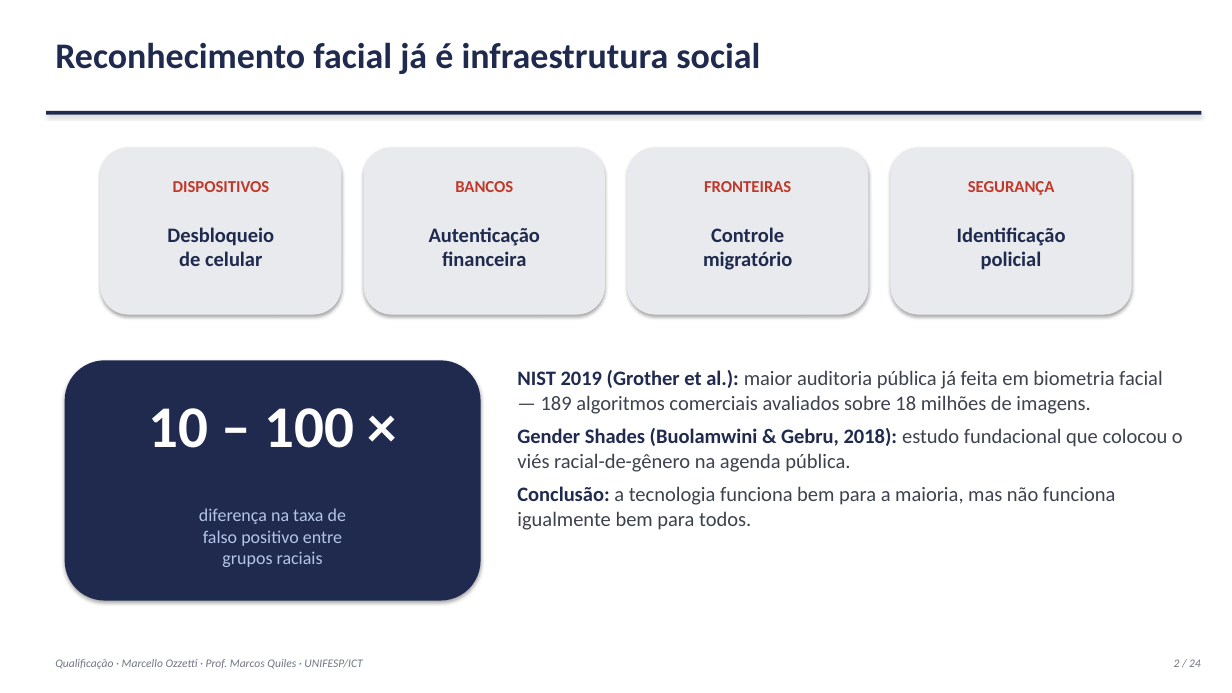
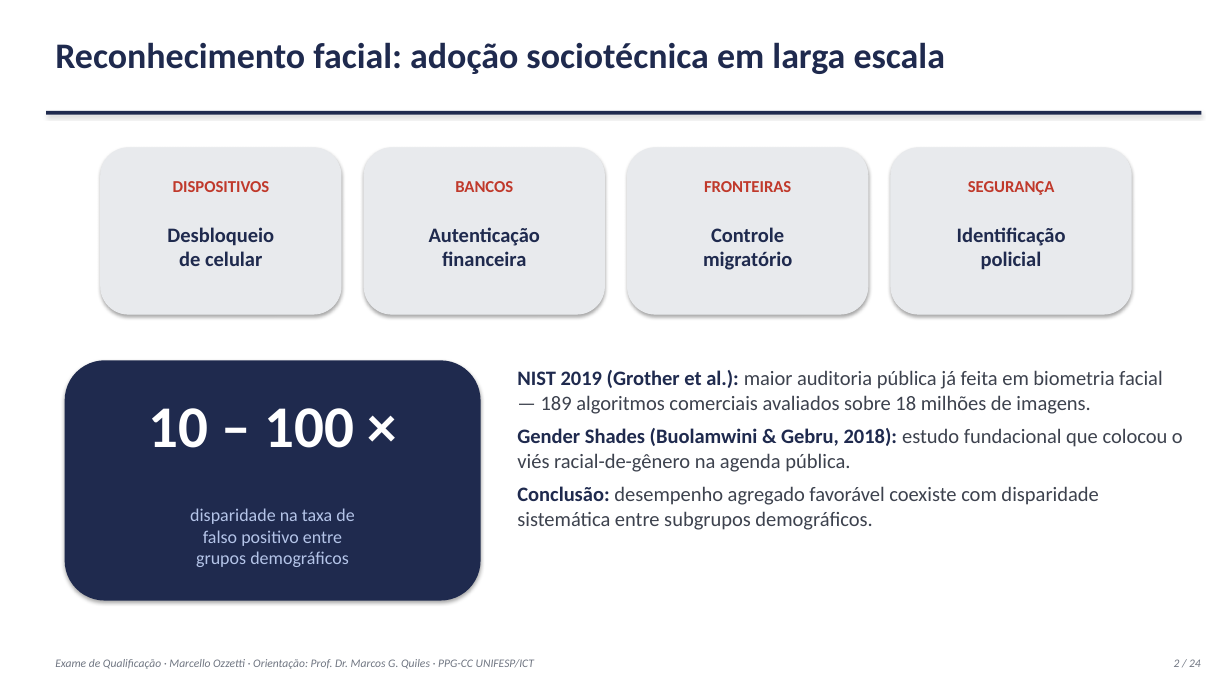
Before and after one commit to marcellozzetti/Facial-Recognition-Models-Mitigating-Bias, a slide deck: slide 2 of docs/ativo/material_qualificacao_2026-10-05.pptx. Drawn at 1232x693 pixels with LibreOffice and Linux fonts; fonts in the diff are those of the drawing. Boxes give left, top, right and bottom in pixels: in the first picture for what was removed or moved away, otherwise in the second. Text is boxed around its words. In the diff, an @@ line names an element or a change of style, - is before the commit and + after.

```diff
--- a/docs/ativo/material_qualificacao_2026-10-05.pptx
+++ b/docs/ativo/material_qualificacao_2026-10-05.pptx
@@ text at bbox=[55, 42, 945, 74]: text changed @@
-Reconhecimento facial já é infraestrutura social
+Reconhecimento facial: adoção sociotécnica em larga escala
@@ text at bbox=[190, 508, 354, 567]: text changed @@
-diferença na taxa de
-falso positivo entre
-grupos raciais
+disparidade na taxa de
+falso positivo entre
+grupos demográficos
@@ text at bbox=[517, 486, 1098, 530]: text changed @@
-Conclusão: a tecnologia funciona bem para a maioria, mas não funciona igualmente bem para todos.
+Conclusão: desempenho agregado favorável coexiste com disparidade sistemática entre subgrupos demográficos.
@@ text at bbox=[55, 659, 534, 669]: text changed @@
-Qualificação · Marcello Ozzetti · Prof. Marcos Quiles · UNIFESP/ICT
+Exame de Qualificação · Marcello Ozzetti · Orientação: Prof. Dr. Marcos G. Quiles · PPG-CC UNIFESP/ICT
```
Also in this commit, not shown: 21 other slides changed, 1 other file.
